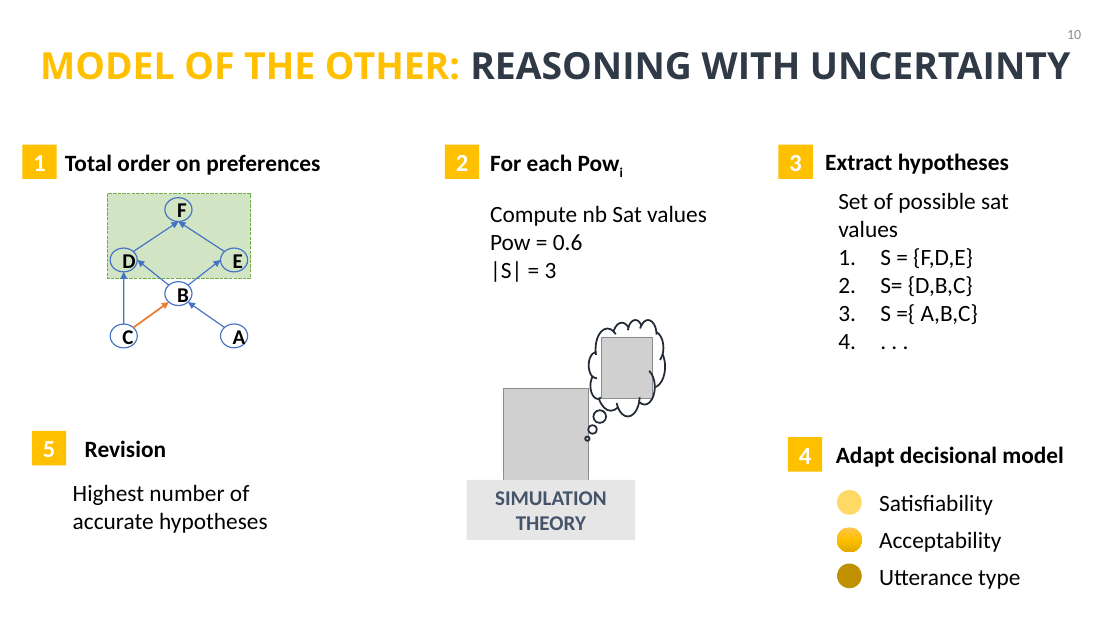
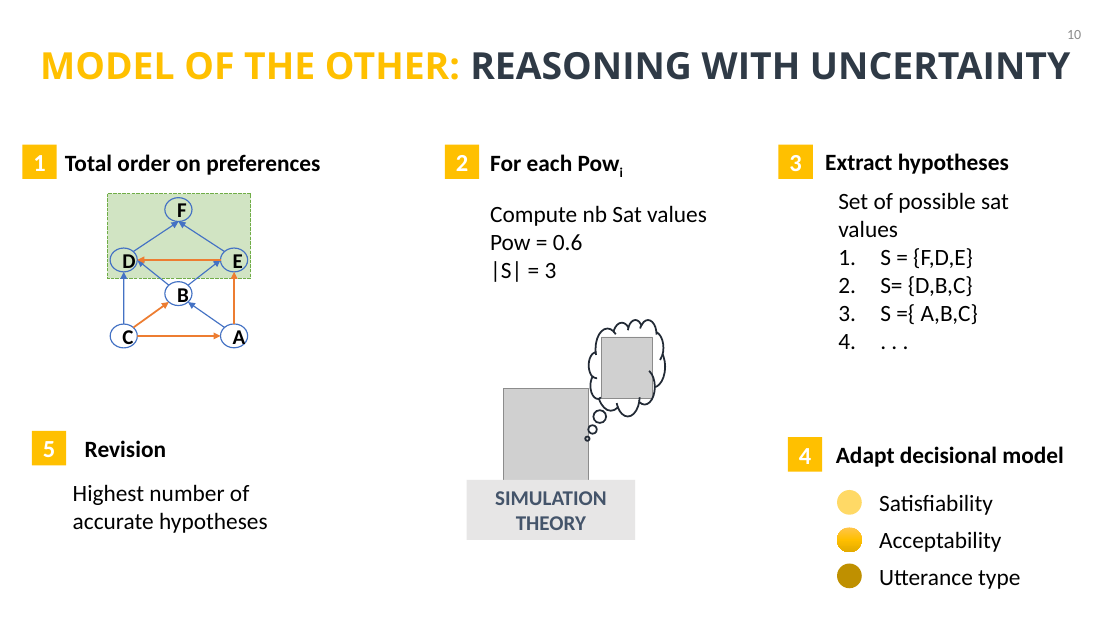
Before and after one commit to Olydia/Discolog, a slide deck: slide 15 of papers/Presentations/intellisys/intellysis.pptx (slide 14 before the commit). Drawn at 1120x630 pixels with LibreOffice and Linux fonts; fonts in the diff are those of the drawing; grey boxes stand for pictures. Boxes give left, top, right and bottom in pixels: in the first picture for what was removed or moved away, otherwise in the second. Text is boxed around its words. In the diff, an @@ line names an element or a change of style, - is before the commit and + after.

```diff
--- a/papers/Presentations/intellisys/intellysis.pptx
+++ b/papers/Presentations/intellisys/intellysis.pptx
@@ arrow added from (221, 260) to (137, 260), #ED7D31 1.5 pt @@
@@ arrow added from (234, 324) to (234, 272), #ED7D31 1.5 pt @@
@@ arrow added from (138, 336) to (221, 336), #ED7D31 1.5 pt @@
```
Also in this commit, not shown: 9 other slides changed, 1 slide added.
